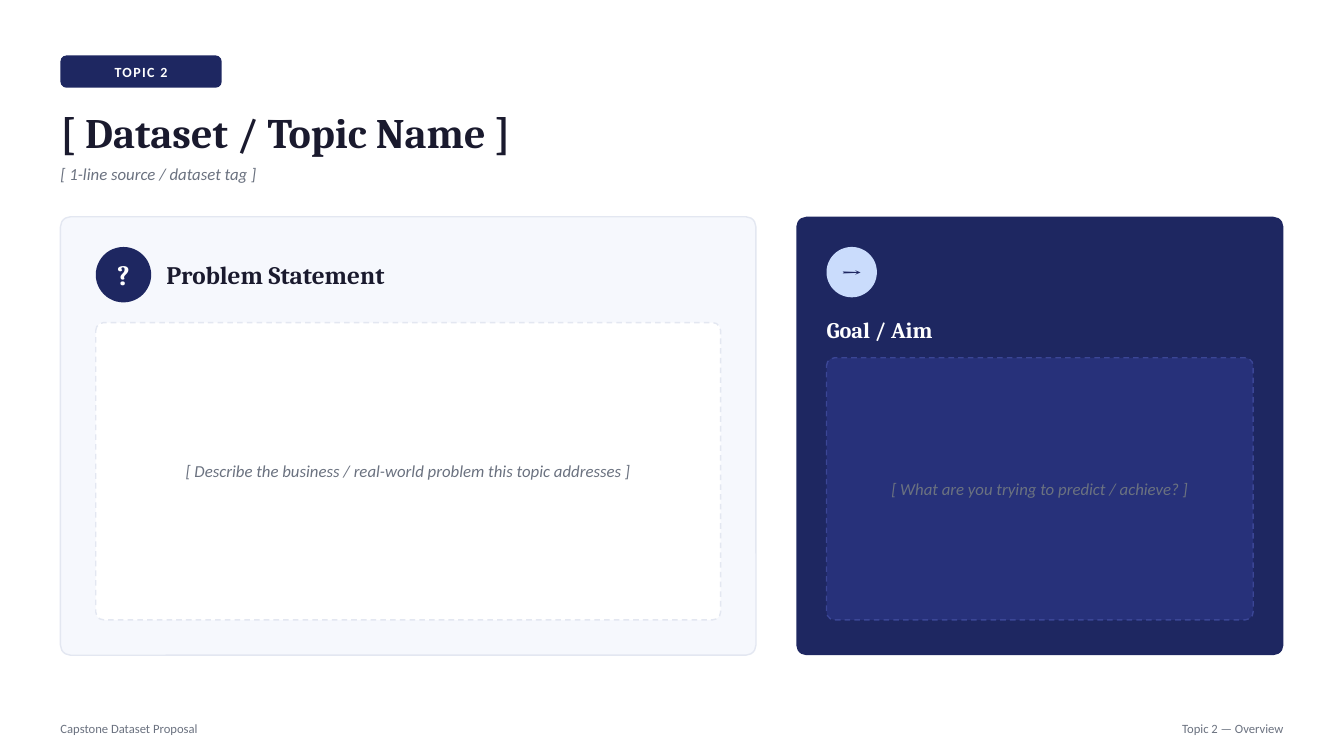
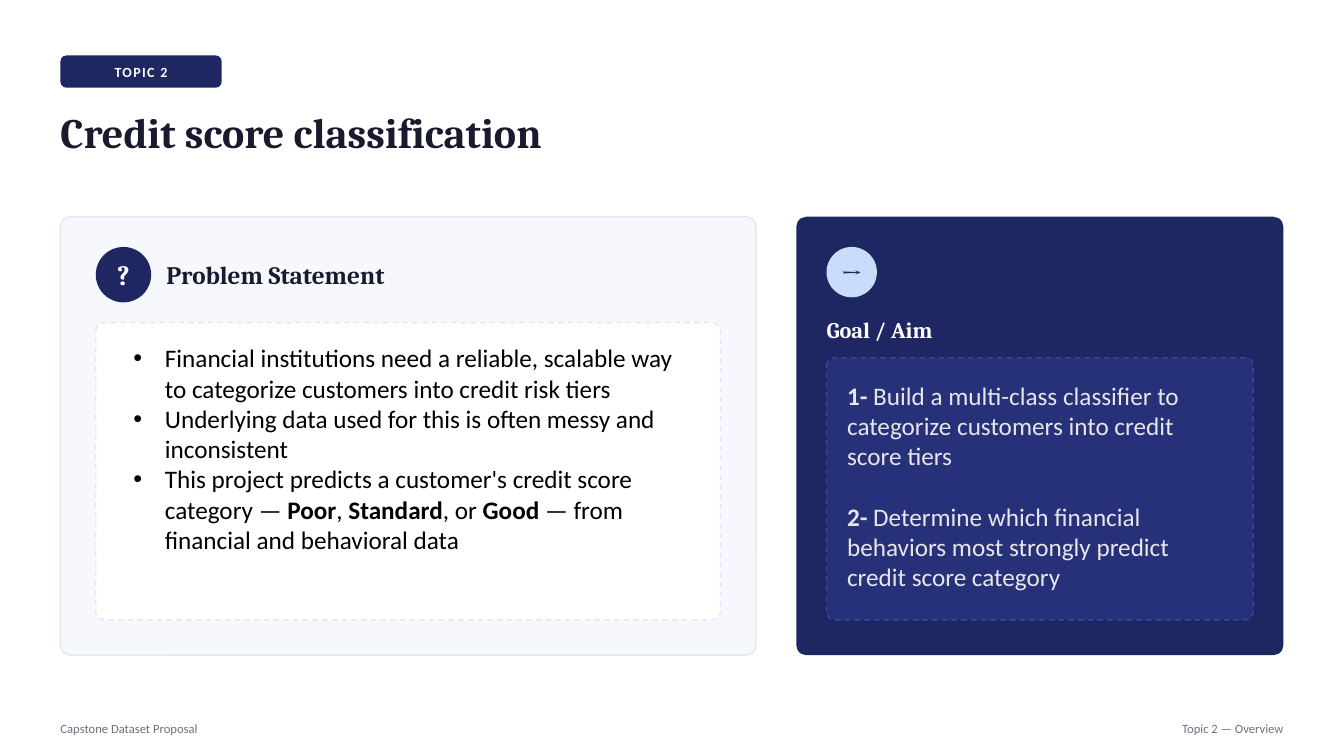
Before and after one commit to sayedali777/labs_projects, a slide deck: slide 4 of projects/Capstone Project/1. Lightning Talk #1/Presentation.pptx. Drawn at 1344x756 pixels with LibreOffice and Linux fonts; fonts in the diff are those of the drawing. Boxes give left, top, right and bottom in pixels: in the first picture for what was removed or moved away, otherwise in the second. Text is boxed around its words. In the diff, an @@ line names an element or a change of style, - is before the commit and + after.

```diff
--- a/projects/Capstone Project/1. Lightning Talk #1/Presentation.pptx
+++ b/projects/Capstone Project/1. Lightning Talk #1/Presentation.pptx
@@ text at box(60, 118, 542, 149): text changed @@
-[ Dataset / Topic Name ]
+Credit score classification
@@ text removed at box(69, 168, 248, 183) @@
-[ 1-line source / dataset tag ]
@@ text added at box(165, 349, 672, 550), 18 pt, text #000000 @@
+• Financial institutions need a reliable, scalable way to categorize customers into credit risk tiers
+• Underlying data used for this is often messy and inconsistent
+• This project predicts a customer's credit score category — Poor, Standard, or Good — from financial and behavioral data
@@ text added at box(847, 387, 1178, 591), 18 pt, text #E7E6E6 @@
+1- Build a multi-class classifier to categorize customers into credit score tiers
+2- Determine which financial behaviors most strongly predict credit score category
@@ text removed at box(194, 465, 621, 480) @@
-[ Describe the business / real-world problem this topic addresses ]
@@ text removed at box(900, 483, 1179, 498) @@
-[ What are you trying to predict / achieve? ]
```
Also in this commit, not shown: 4 other slides changed, 1 slide added, 3 other files.
